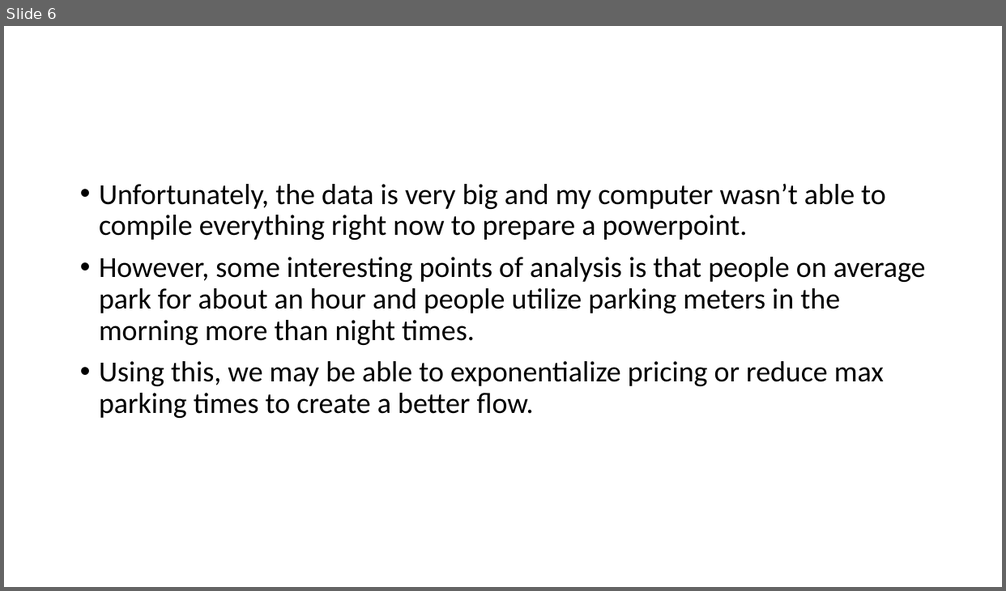
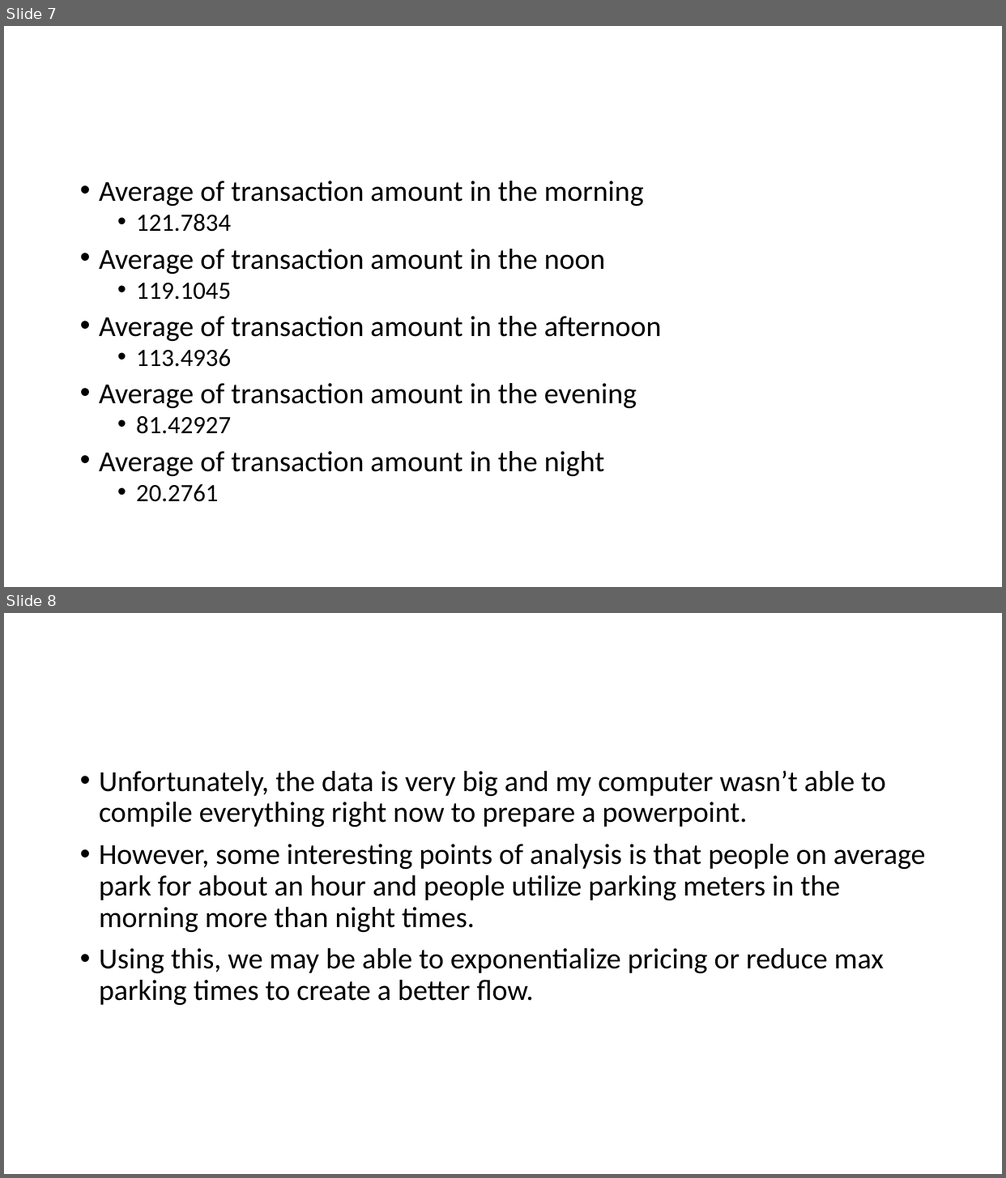
Before and after one commit to BigDataForSanDiego/2019-Team-101, a slide deck: Team World Wide.pptx. Shown one above the other, each under a label of ours: slide 6 before the commit, slides 7 and 8 after it. The pictures are 1006x591 and 1006x1178 pixels, drawn with LibreOffice and Linux fonts; fonts in the diff are those of the drawing. Boxes give left, top, right and bottom in pixels: in the first picture for what was removed or moved away, otherwise in the second. Text is boxed around its words. In the diff, an @@ line names an element or a change of style, - is before the commit and + after.

```diff
--- a/Team World Wide.pptx
+++ b/Team World Wide.pptx
@@ slide 7 added at <box>4,26,1002,587</box>, background #FFFFFF @@
@@ text added at <box>99,181,662,502</box>, 28 pt, text #000000 @@
+• Average of transaction amount in the morning
+  • 121.7834
+• Average of transaction amount in the noon
+  • 119.1045
+• Average of transaction amount in the afternoon
+  • 113.4936
+• Average of transaction amount in the evening
+  • 81.42927
+• Average of transaction amount in the night
+  • 20.2761
@@ what was slide 6 is now slide 8 @@
```
Also in this commit, not shown: 1 other slide added.
